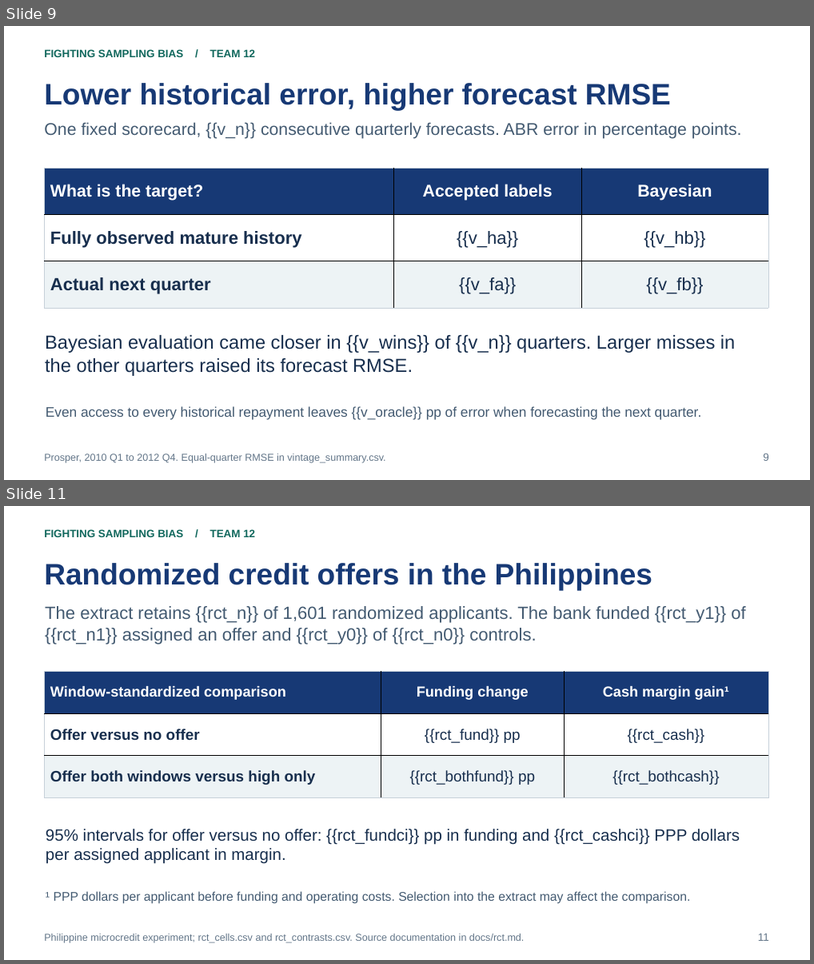
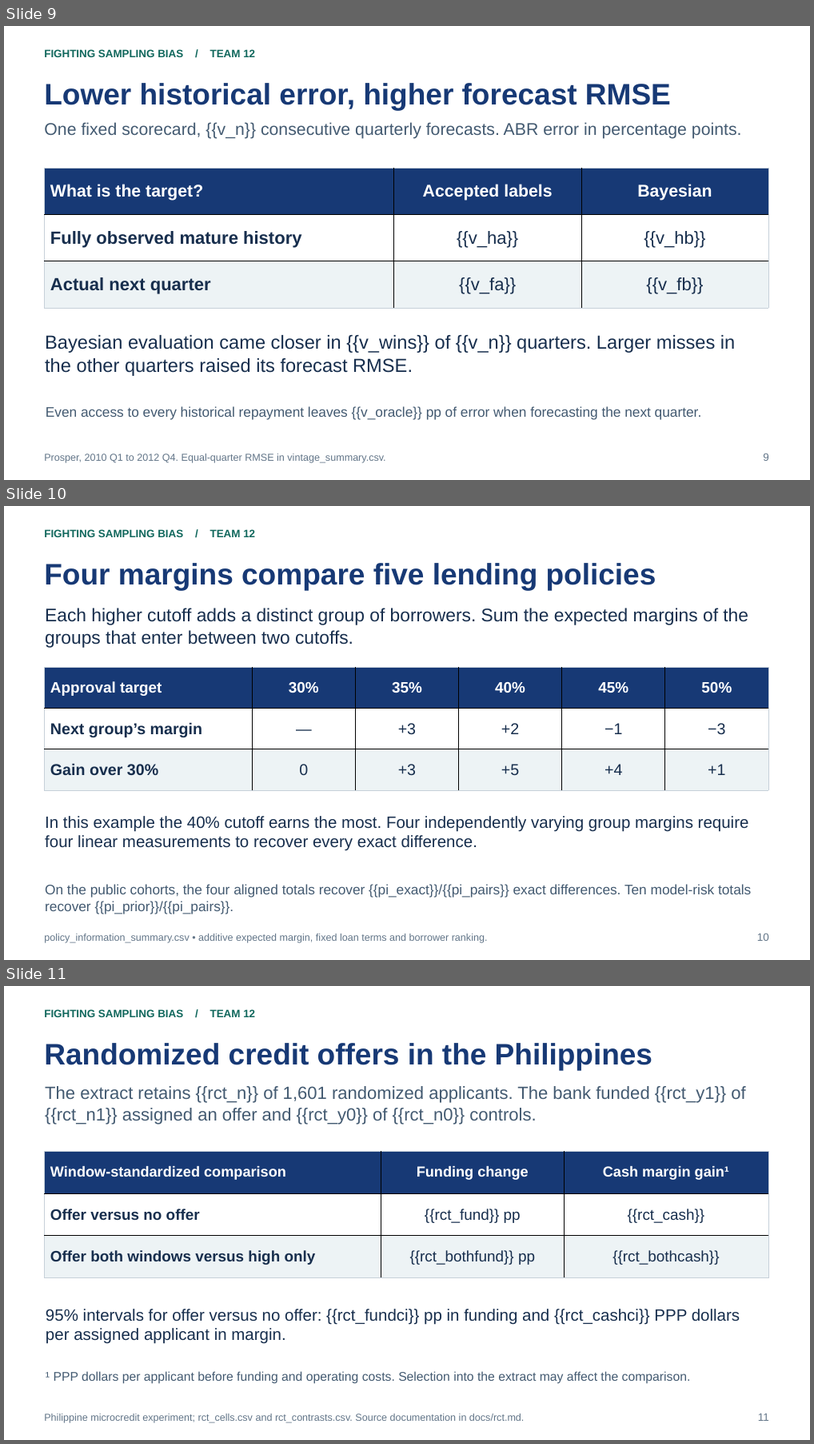
Before and after one commit to bigpurota/paper11, a slide deck: slides/template.pptx. Shown one above the other, each under a label of ours: slides 9 and 11 before the commit, slides 9, 10 and 11 after it; the slides between them are not shown. The pictures are 814x964 and 814x1444 pixels, drawn with LibreOffice and Linux fonts; fonts in the diff are those of the drawing. Boxes give left, top, right and bottom in pixels: in the first picture for what was removed or moved away, otherwise in the second. Text is boxed around its words. In the diff, an @@ line names an element or a change of style, - is before the commit and + after.

Commit message:
Derive the information needed for lending policies and price the value of a test loan

```diff
--- a/slides/template.pptx
+++ b/slides/template.pptx
@@ slide 10 added at box(4, 506, 810, 960), background #FFFFFF @@
@@ text added at box(44, 529, 255, 537), 12.8 pt, text #11685D, bold @@
+FIGHTING SAMPLING BIAS / TEAM 12
@@ text added at box(44, 563, 657, 590), 35.2 pt, text #173975, bold @@
+Four margins compare five lending policies
@@ text added at box(45, 608, 749, 648), 21.8 pt, text #172E4D @@
+Each higher cutoff adds a distinct group of borrowers. Sum the expected margins of the groups that enter between two cutoffs.
@@ table added at box(45, 668, 770, 790), 3 rows, 6 columns @@
+Approval target | 30% | 35% | 40% | 45% | 50%
+Next group’s margin | — | +3 | +2 | −1 | −3
+Gain over 30% | 0 | +3 | +5 | +4 | +1
@@ text added at box(45, 816, 750, 851), 19.5 pt, text #172E4D @@
+In this example the 40% cutoff earns the most. Four independently varying group margins require four linear measurements to recover every exact difference.
@@ text added at box(45, 884, 751, 914), 16.5 pt, text #435A71 @@
+On the public cohorts, the four aligned totals recover {{pi_exact}}/{{pi_pairs}} exact differences. Ten model-risk totals recover {{pi_prior}}/{{pi_pairs}}.
@@ text added at box(44, 933, 488, 943), 12 pt, text #627588 @@
+policy_information_summary.csv • additive expected margin, fixed loan terms and borrower ranking.
@@ text added at box(758, 932, 770, 940), 12.8 pt, text #627588 @@
+10
```
Also in this commit, not shown: 1 slide changed, 2 other slides added, 2 slides removed, 24 other files.
